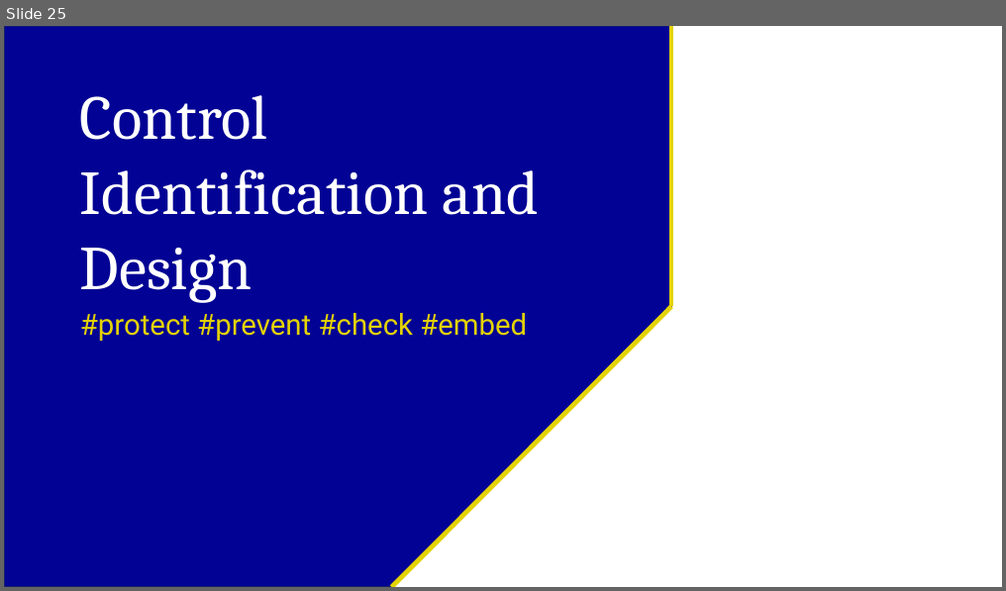
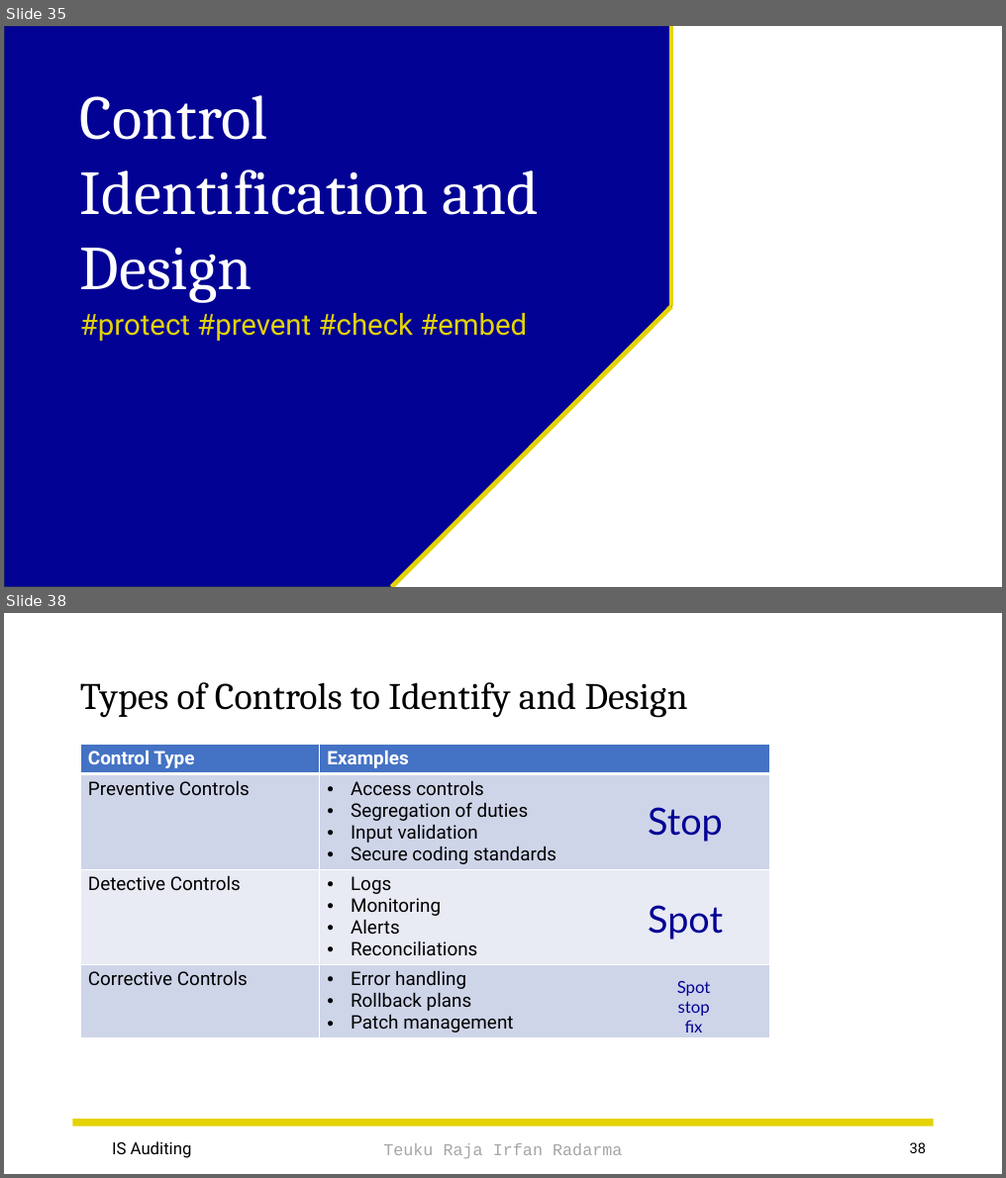
Before and after one commit to irfanradarma/Audit-SI, a slide deck: Slides/03 - IS Acquisition & Development.pptx. Shown one above the other, each under a label of ours: slide 25 before the commit, slides 35 and 38 after it; the slides between them are not shown. The pictures are 1006x591 and 1006x1178 pixels, drawn with LibreOffice and Linux fonts; fonts in the diff are those of the drawing; background and template pictures are left out. Boxes give left, top, right and bottom in pixels: in the first picture for what was removed or moved away, otherwise in the second. Text is boxed around its words. In the diff, an @@ line names an element or a change of style, - is before the commit and + after.

```diff
--- a/Slides/03 - IS Acquisition & Development.pptx
+++ b/Slides/03 - IS Acquisition & Development.pptx
@@ slide 38 added at [4, 613, 1002, 1174], background picture (left out) @@
@@ title added at [80, 682, 688, 718], 36 pt, text #000000 @@
+Types of Controls to Identify and Design
@@ table added at [80, 744, 770, 1045], 4 rows, 2 columns @@
+Control Type | Examples
+Preventive Controls | Access controls / Segregation of duties / Input validation / Secure coding standards
+Detective Controls | Logs / Monitoring / Alerts / Reconciliations
+Corrective Controls | Error handling / Rollback plans / Patch management
@@ text added at [648, 807, 723, 842], 36 pt, text #020294 @@
+Stop
@@ text added at [648, 905, 723, 940], 36 pt, text #020294 @@
+Spot
@@ text added at [677, 981, 711, 1033], 16 pt, text #020294 @@
+Spot
+stop
+fix
@@ rectangle added at [73, 1119, 934, 1127], fill #E4D304 @@
@@ text added at [112, 1142, 192, 1158], 16 pt, text #000000 @@
+IS Auditing
@@ text added at [383, 1144, 622, 1159], 16 pt, text #A6A6A6 @@
+Teuku Raja Irfan Radarma
@@ page number added at [910, 1143, 927, 1154], 14 pt, text #000000 @@
+38
@@ what was slide 25 is now slide 35 @@
```
Also in this commit, not shown: 4 slides changed, 17 other slides added, 2 other files.
